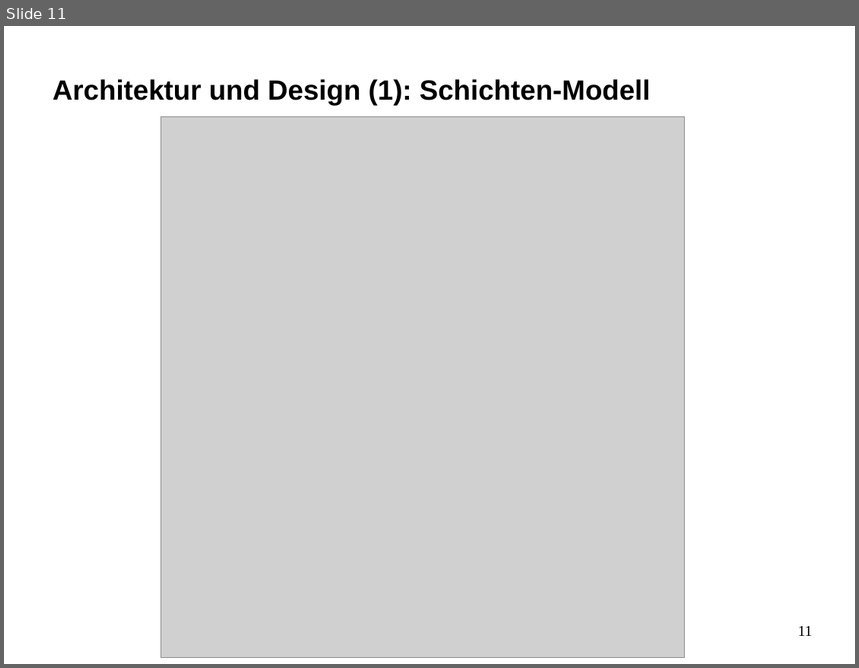
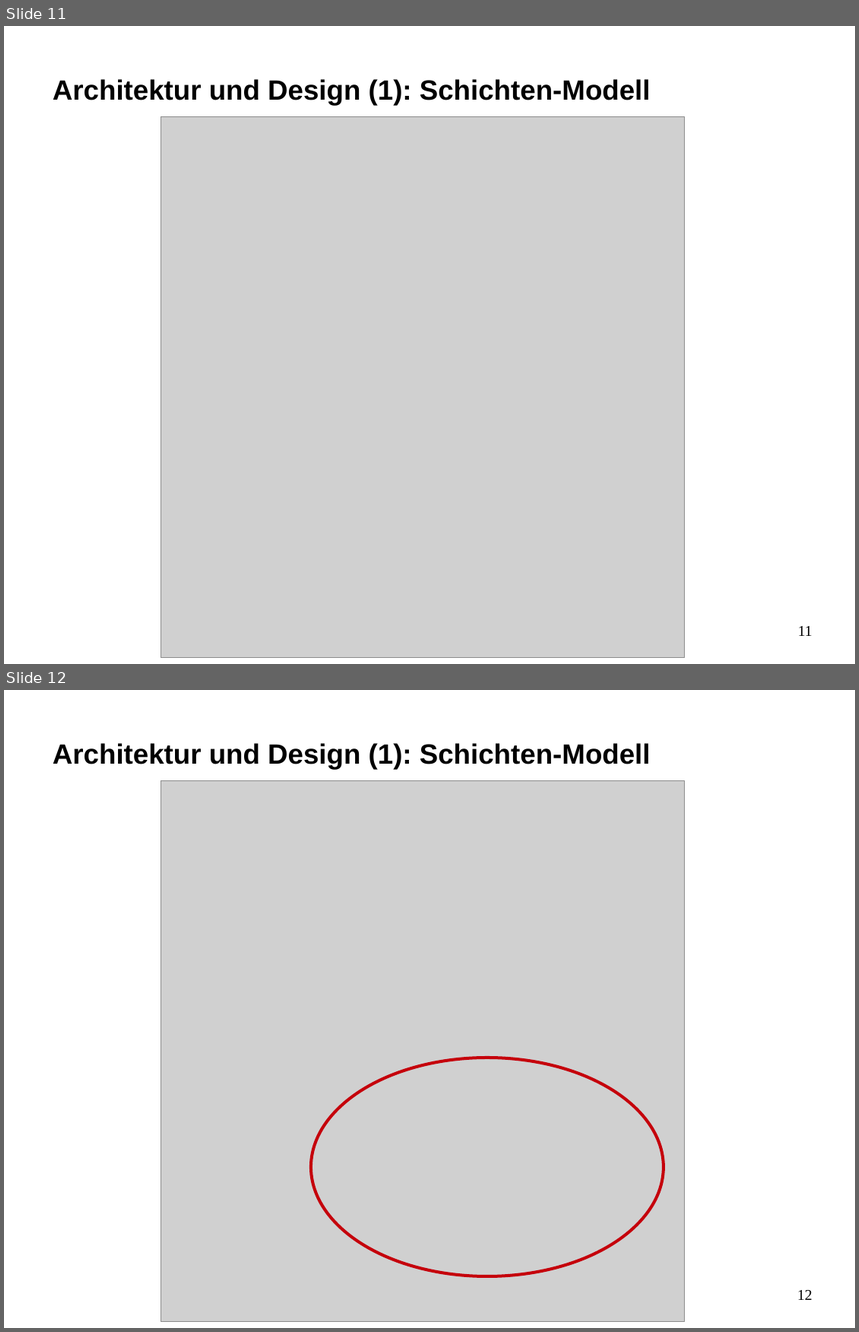
Before and after one commit to marschraner/svm, a slide deck: doc/05_Schlusspraesentation/Schlusspraesentation.odp. Shown one above the other, each under a label of ours: slide 11 before the commit, slides 11 and 12 after it. The pictures are 859x668 and 859x1332 pixels, drawn with LibreOffice and Linux fonts; fonts in the diff are those of the drawing; grey boxes stand for pictures; background and template pictures are left out. Boxes give left, top, right and bottom in pixels: in the first picture for what was removed or moved away, otherwise in the second. Text is boxed around its words. In the diff, an @@ line names an element or a change of style, - is before the commit and + after.

```diff
--- a/doc/05_Schlusspraesentation/Schlusspraesentation.odp
+++ b/doc/05_Schlusspraesentation/Schlusspraesentation.odp
@@ slide 12 added at bbox=[4, 690, 855, 1328], background #FFFFFF @@
@@ title added at bbox=[53, 743, 651, 770], 26 pt, text #000000, bold @@
+Architektur und Design (1): Schichten-Modell
@@ picture added at bbox=[161, 781, 684, 1322] @@
@@ ellipse added at bbox=[312, 1058, 664, 1276], outline #C5000B 2.83 pt @@
@@ page number added at bbox=[797, 1290, 813, 1300], 14 pt, text #000000 @@
+12
```
Also in this commit, not shown: 8 slides changed, 1 other slide added, 18 other files.
